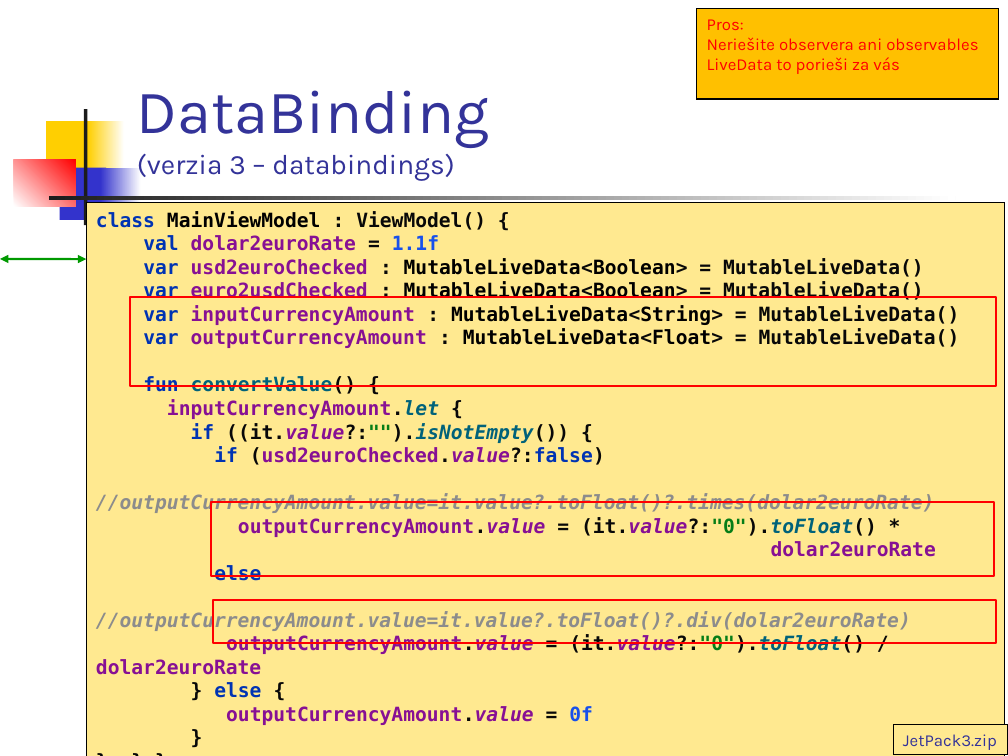
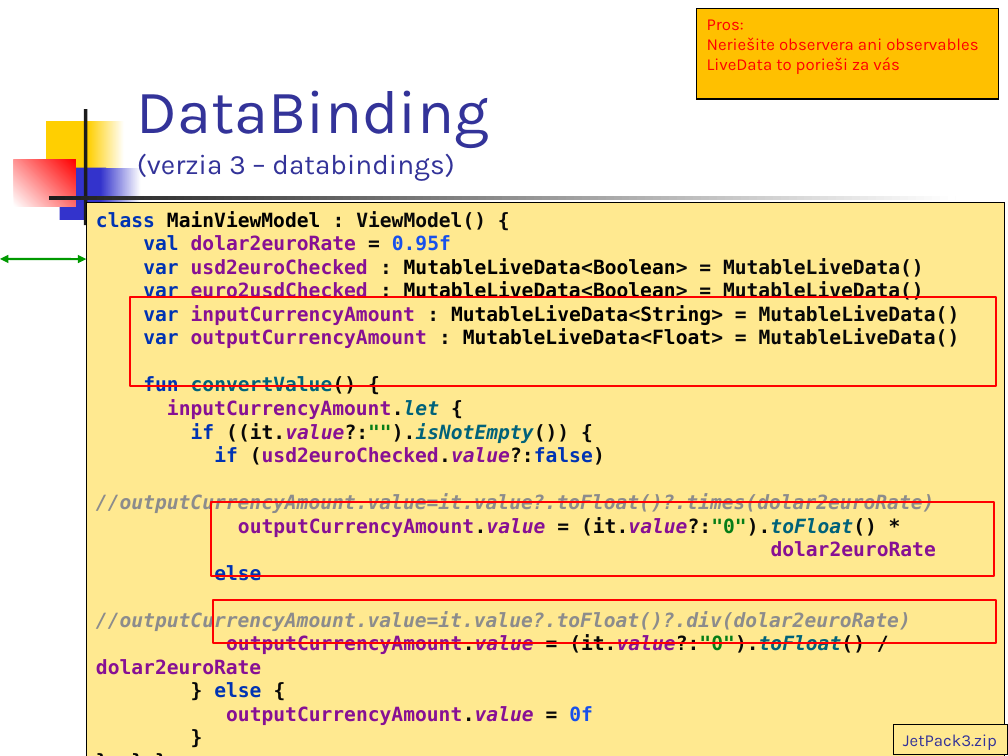
Before and after one commit to vmandro/Prednasky, a slide deck: slide 25 of 07/07_Android.ppt. Drawn at 1008x756 pixels with LibreOffice and Linux fonts; fonts in the diff are those of the drawing; grey boxes stand for pictures. Boxes give left, top, right and bottom in pixels: in the first picture for what was removed or moved away, otherwise in the second. Text is boxed around its words. In the diff, an @@ line names an element or a change of style, - is before the commit and + after.

```diff
--- a/07/07_Android.ppt
+++ b/07/07_Android.ppt
@@ text in rectangle at [96, 211, 960, 537]: text changed @@
-class MainViewModel : ViewModel() {
-val dolar2euroRate = 1.1f
-var usd2euroChecked : MutableLiveData<Boolean> = MutableLiveData()
-var euro2usdChecked : MutableLiveData<Boolean> = MutableLiveData()
-var inputCurrencyAmount : MutableLiveData<String> = MutableLiveData()
-var outputCurrencyAmount : MutableLiveData<Float> = MutableLiveData()
-fun convertValue() {
-inputCurrencyAmount.let {
-if ((it.value?:"").isNotEmpty()) {
-if (usd2euroChecked.value?:false)
-//outputCurrencyAmount.value=it.value?.toFloat()?.times(dolar2euroRate)
-outputCurrencyAmount.value = (it.value?:"0").toFloat() *
+class MainViewModel : ViewModel() {
+val dolar2euroRate = 0.95f
+var usd2euroChecked : MutableLiveData<Boolean> = MutableLiveData()
+var euro2usdChecked : MutableLiveData<Boolean> = MutableLiveData()
+var inputCurrencyAmount : MutableLiveData<String> = MutableLiveData()
+var outputCurrencyAmount : MutableLiveData<Float> = MutableLiveData()
+fun convertValue() {
+inputCurrencyAmount.let {
+if ((it.value?:"").isNotEmpty()) {
+if (usd2euroChecked.value?:false)
+//outputCurrencyAmount.value=it.value?.toFloat()?.times(dolar2euroRate)
+outputCurrencyAmount.value = (it.value?:"0").toFloat() *
```
Also in this commit, not shown: 20 other slides changed, 1 other file.
